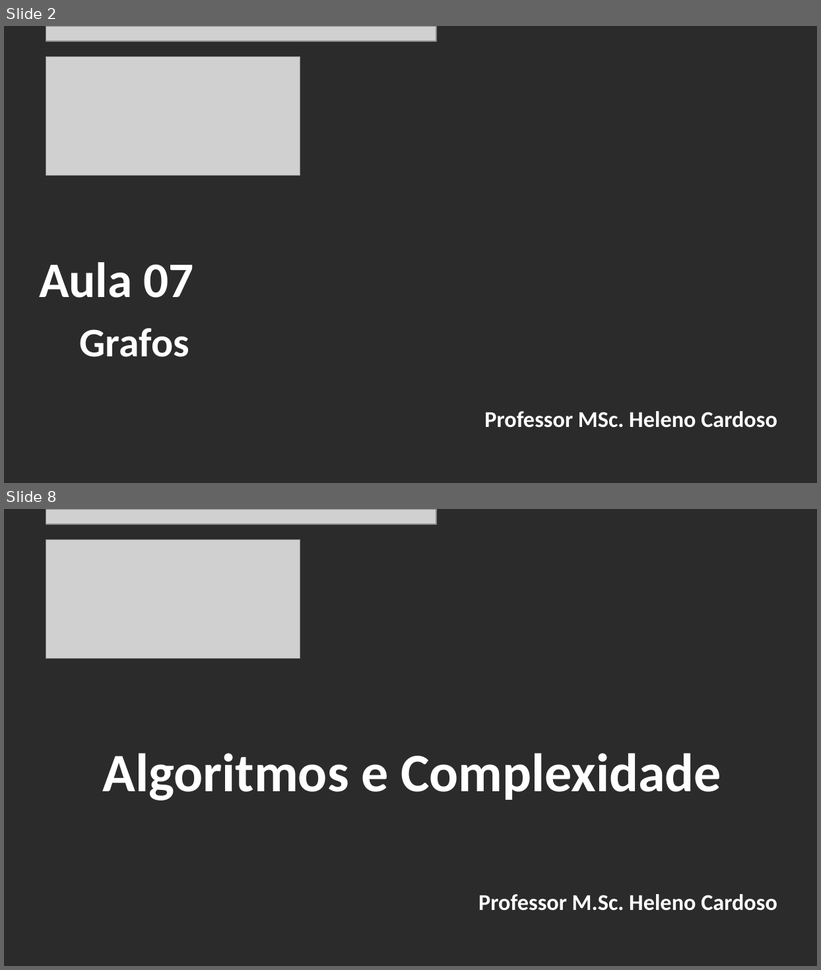
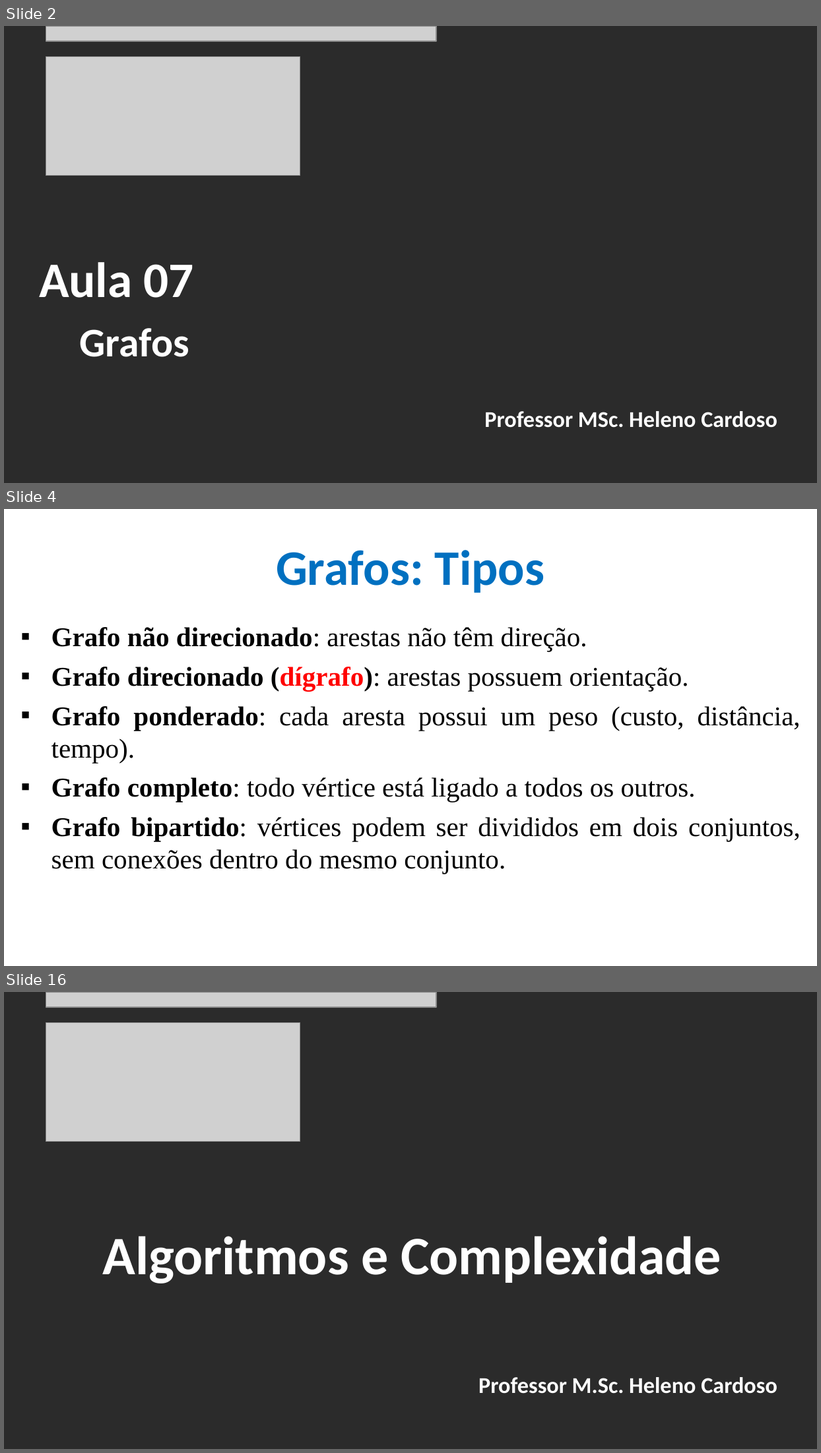
Before and after one commit to CloudEducationBrazil/WydenAlgoritmosEComplexidade, a slide deck: 01 Classes/Aula 07 - Algoritmos e Complexidade - Grafos.pptx. Shown one above the other, each under a label of ours: slides 2 and 8 before the commit, slides 2, 4 and 16 after it; the slides between them are not shown. The pictures are 821x970 and 821x1453 pixels, drawn with LibreOffice and Linux fonts; fonts in the diff are those of the drawing; grey boxes stand for pictures; background and template pictures are left out; a plain dark background stands for a picture behind light text. Boxes give left, top, right and bottom in pixels: in the first picture for what was removed or moved away, otherwise in the second. Text is boxed around its words. In the diff, an @@ line names an element or a change of style, - is before the commit and + after.

Commit message:
Grafos Alg e Complexidade 19Set2025 ...

```diff
--- a/01 Classes/Aula 07 - Algoritmos e Complexidade - Grafos.pptx
+++ b/01 Classes/Aula 07 - Algoritmos e Complexidade - Grafos.pptx
@@ slide 4 added at <box>4,509,817,966</box>, background picture (left out) @@
@@ title added at <box>276,550,545,593</box>, 44 pt, text #0070C0, bold @@
+Grafos: Tipos
@@ text added at <box>52,627,801,874</box>, 24 pt, text #000000 @@
+▪ Grafo não direcionado: arestas não têm direção.
+▪ Grafo direcionado (dígrafo): arestas possuem orientação.
+▪ Grafo ponderado: cada aresta possui um peso (custo, distância, tempo).
+▪ Grafo completo: todo vértice está ligado a todos os outros.
+▪ Grafo bipartido: vértices podem ser divididos em dois conjuntos, sem conexões dentro do mesmo conjunto.
@@ what was slide 8 is now slide 16 @@
```
Also in this commit, not shown: 5 slides changed, 7 other slides added, 1 other file.
